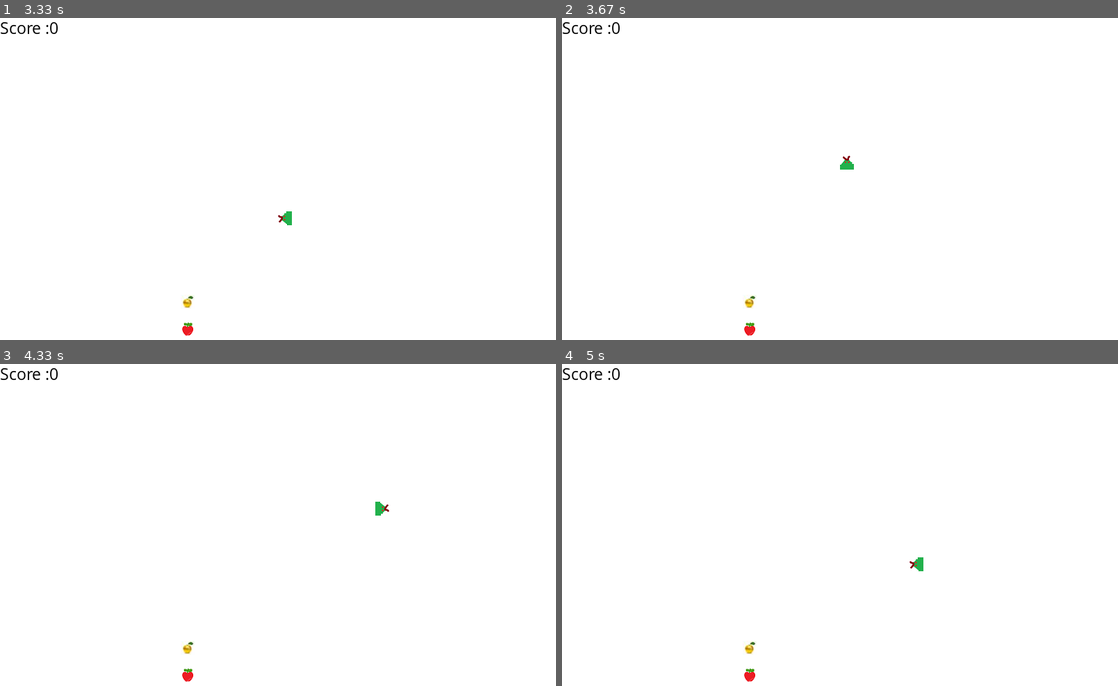
Above: before the commit, frames 1-4 (two rows, left to right).
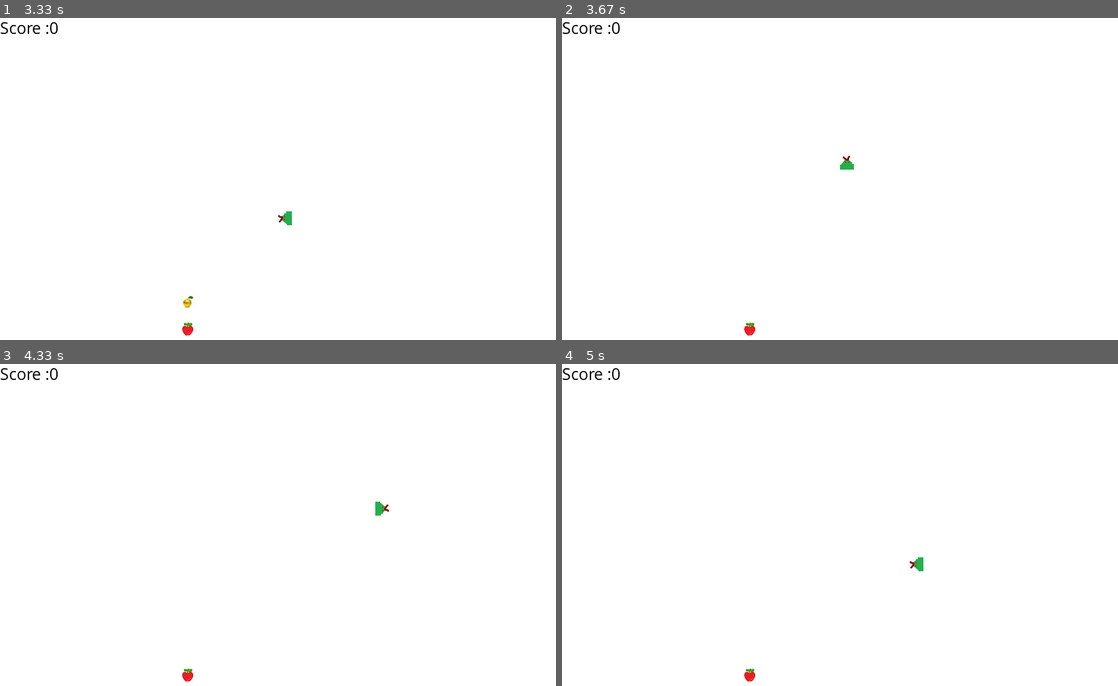
Above: after the commit, the same moments.

Repository: hrsvrdhn/snake_pygame
Game: pygame game, started from Game/click_to_play.py
Two runs of this game, one before a commit and one after it. Both use one fixed random seed, a clock stepped at 60 frames per second and the inputs below.
Inputs:
- Up to frame 1 (3.33 s): tap C at 0.33 s; hold Right 0.67-1.13 s; hold Up 1.17-1.47 s; hold Right 1.5-1.97 s; hold Left 2-2.53 s; hold Down 2.57-2.87 s; hold Left 2.9-3.3 s
- Up to frame 2 (3.67 s): hold Up from 3.33 s (still down)
- Up to frame 3 (4.33 s): release Up at 3.7 s; hold Right from 3.73 s (still down)
- Up to frame 4 (5 s): release Right at 4.37 s; hold Down 4.4-4.77 s; hold Left from 4.8 s (still down)

Frame 1 is identical in both runs. In frame 2, less than 0.1% of the frame differs, in the area x 32-35%, y 85-91%; in frame 3, less than 0.1%; in frame 4, less than 0.1%.

Commit message:
Fixed bugs , and reduced golden apple time

Diff:
--- a/Game/snakes.py
+++ b/Game/snakes.py
@@ -209,6 +209,22 @@
 
 		snake(block_size, snakelist)
 		score(current_score)
+		seconds=(pygame.time.get_ticks()-start_ticks)/1000
+
+		if (seconds<3):
+			seconds=(pygame.time.get_ticks()-start_ticks)/1000
+			if lead_x == randGoldX and lead_y == randGoldY:
+				randGoldX,randGoldY = randgoldGeneration()
+				start_ticks = pygame.time.get_ticks()
+				while randGoldX == randAppleX and randGoldY == randAppleY:
+					randGoldX,randGoldY = randgoldGeneration()
+				current_score += 5
+			gameDisplay.blit(goldimg, (randGoldX,randGoldY))
+		if seconds == 3:
+			start_ticks = pygame.time.get_ticks()
+			randGoldX,randGoldY = randgoldGeneration()
+			while randGoldX == randAppleX and randGoldY == randAppleY:
+					randGoldX,randGoldY = randgoldGeneration()
 
 		pygame.display.update()
 
@@ -219,24 +235,6 @@
 			snakeLength += 1
 			current_score += 1
 
-		seconds=(pygame.time.get_ticks()-start_ticks)/1000
-
-		if (seconds<5):
-			seconds=(pygame.time.get_ticks()-start_ticks)/1000
-			if lead_x == randGoldX and lead_y == randGoldY:
-				randGoldX,randGoldY = randgoldGeneration()
-				while randGoldX == randAppleX and randGoldY == randAppleY:
-					randGoldX,randGoldY = randgoldGeneration()
-				current_score += 5
-			gameDisplay.blit(goldimg, (randGoldX,randGoldY))
-			pygame.display.update()
-		if seconds == 5:
-			start_ticks = pygame.time.get_ticks()
-			randGoldX,randGoldY = randgoldGeneration()
-			while randGoldX == randAppleX and randGoldY == randAppleY:
-					randGoldX,randGoldY = randgoldGeneration()
-
-
 		# 30 FRAMES PER SECOND
 		clock.tick(FPS + snakeLength*0.2)
 
Not shown, changed: Game/snakes.pyc
